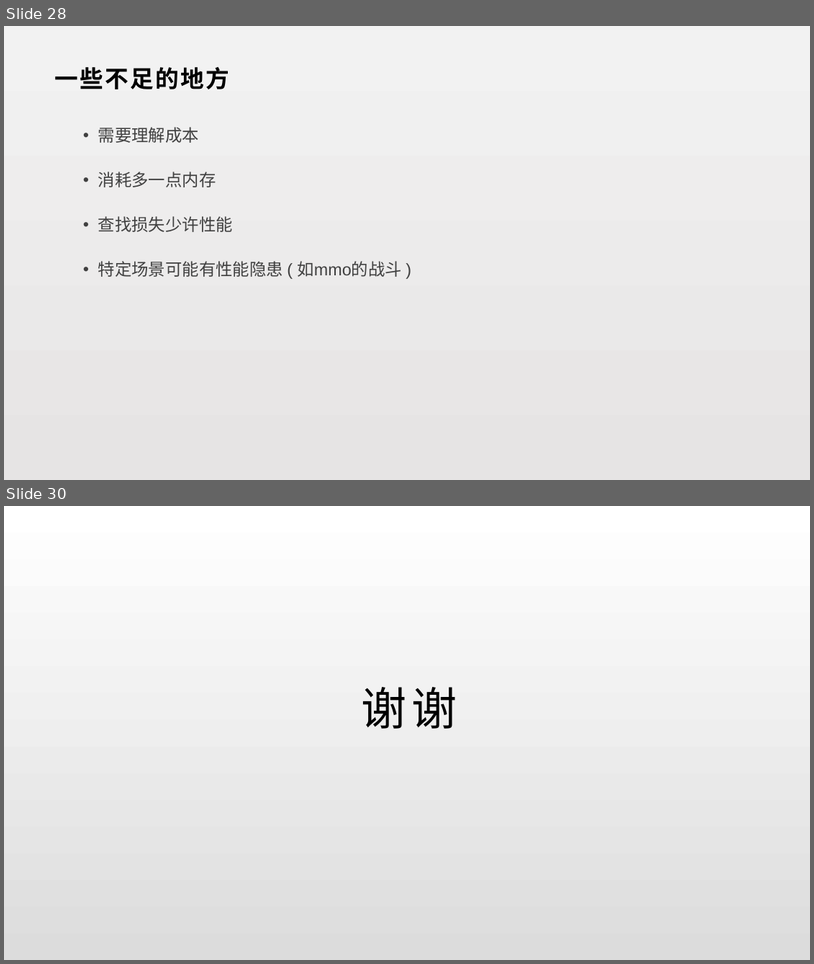
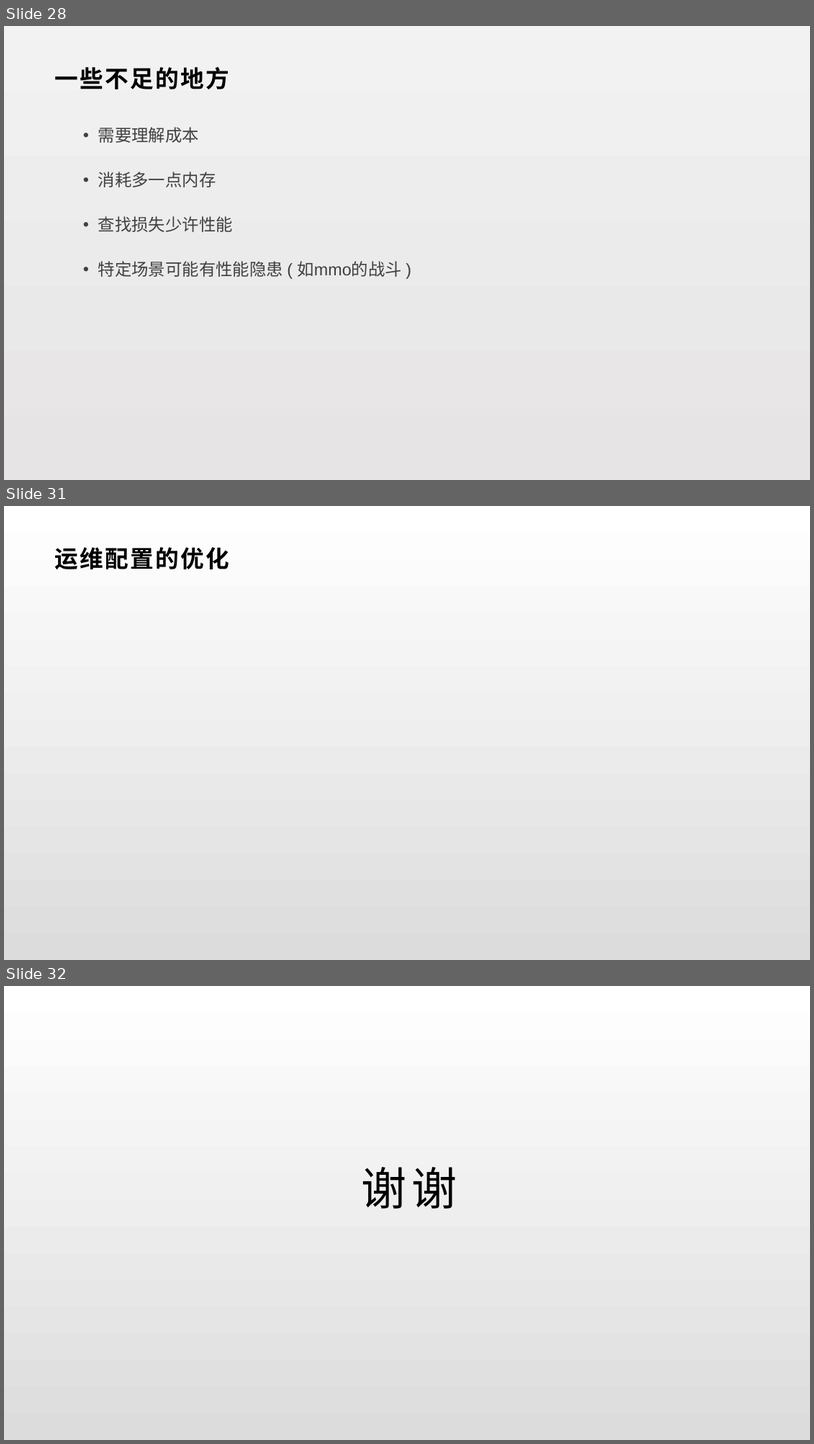
Before and after one commit to lori227/KFrame, a slide deck: _doc/KFrame.pptx. Shown one above the other, each under a label of ours: slides 28 and 30 before the commit, slides 28, 31 and 32 after it; the slides between them are not shown. The pictures are 814x964 and 814x1444 pixels, drawn with LibreOffice and Linux fonts; fonts in the diff are those of the drawing. Boxes give left, top, right and bottom in pixels: in the first picture for what was removed or moved away, otherwise in the second. Text is boxed around its words. In the diff, an @@ line names an element or a change of style, - is before the commit and + after.

```diff
--- a/_doc/KFrame.pptx
+++ b/_doc/KFrame.pptx
@@ slide 31 added at (4,506,810,960), background gradient #FFFFFF to #DCDCDC @@
@@ text added at (55,547,229,569), 28 pt, text #000000, bold @@
+运维配置的优化
@@ what was slide 30 is now slide 32 @@
```
Also in this commit, not shown: 1 slide changed, 1 other slide added.
